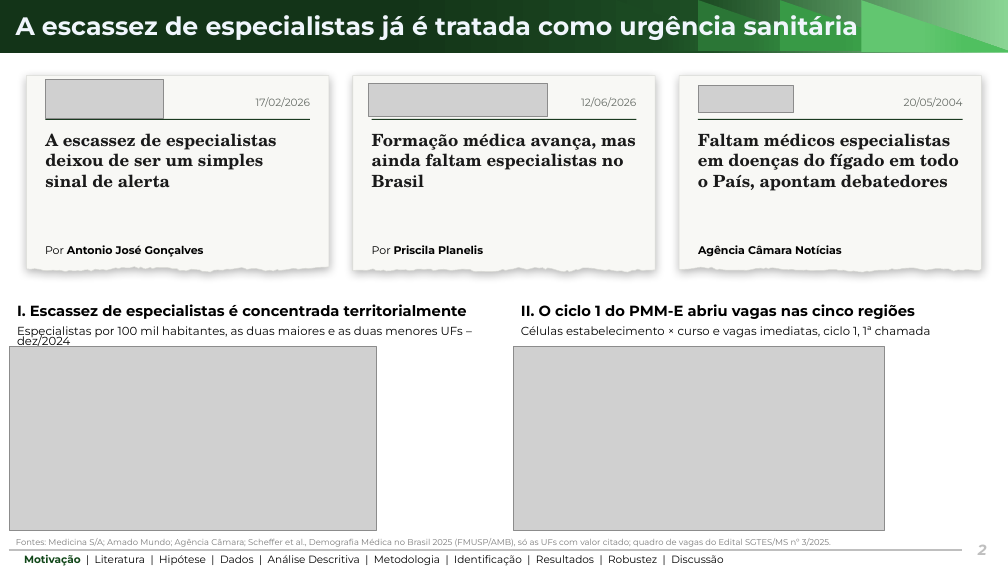
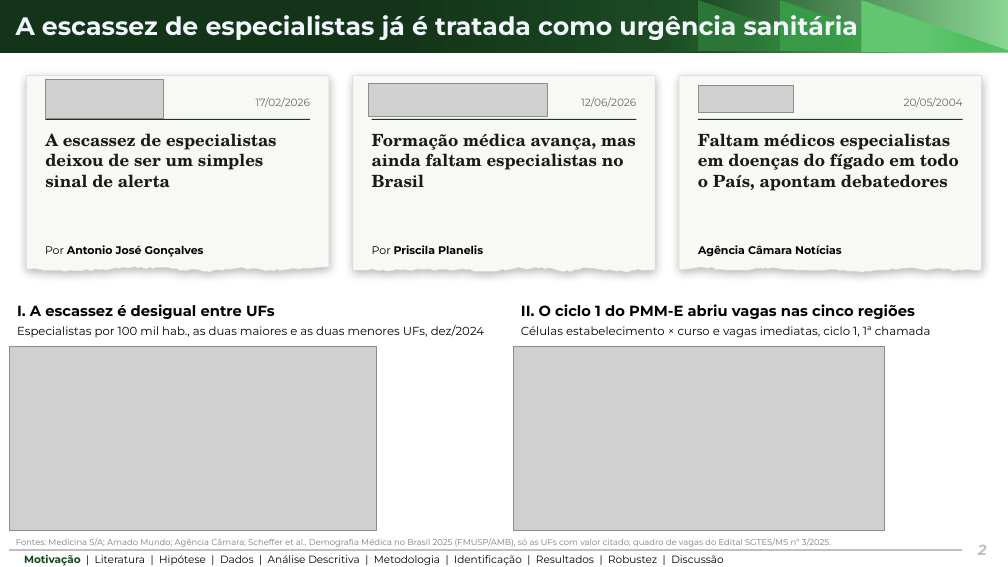
Before and after one commit to ka1victor/impact-eval-health-econ-pmme, a slide deck: slide 2 of output/apresentacao_banca_final/deck_banca_final.pptx. Drawn at 1008x567 pixels with LibreOffice and Linux fonts; fonts in the diff are those of the drawing; grey boxes stand for pictures; background and template pictures are left out. Boxes give left, top, right and bottom in pixels: in the first picture for what was removed or moved away, otherwise in the second. Text is boxed around its words. In the diff, an @@ line names an element or a change of style, - is before the commit and + after.

```diff
--- a/output/apresentacao_banca_final/deck_banca_final.pptx
+++ b/output/apresentacao_banca_final/deck_banca_final.pptx
@@ text at <box>17,325,484,337</box>: text changed @@
-Especialistas por 100 mil habitantes, as duas maiores e as duas menores UFs – dez/2024
+Especialistas por 100 mil hab., as duas maiores e as duas menores UFs, dez/2024
@@ text at <box>17,304,275,319</box>: text changed @@
-I. Escassez de especialistas é concentrada territorialmente
+I. A escassez é desigual entre UFs
```
Also in this commit, not shown: 13 other slides changed, 5 other files.
